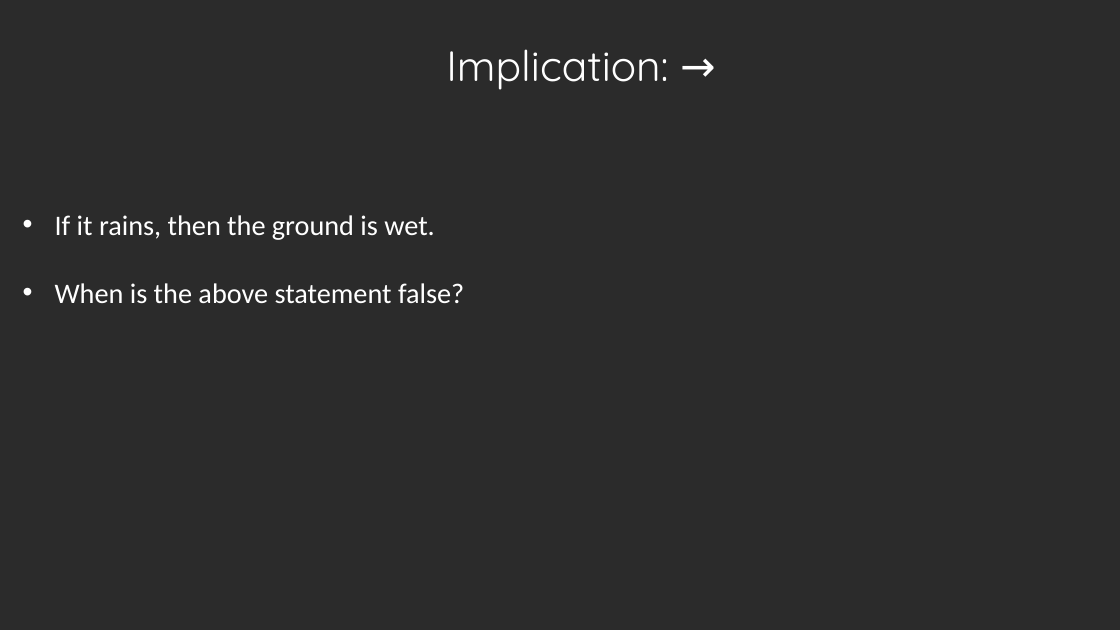
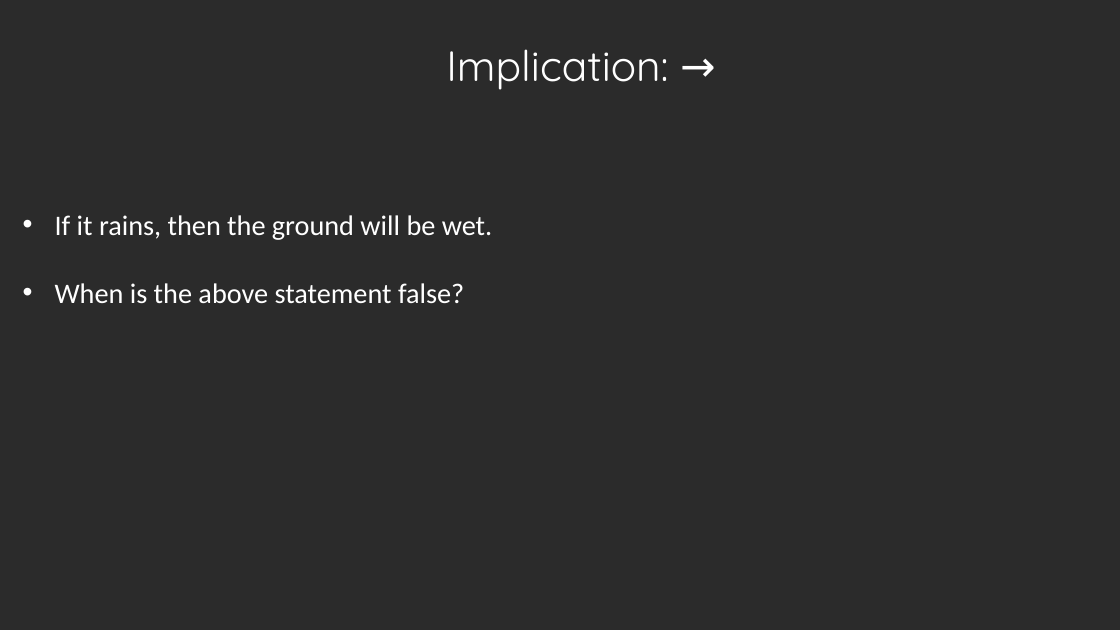
Before and after one commit to knmadnani/knmadnani.github.io, a slide deck: slide 33 of Courses/CS205M/Lec4,5.pptx. Drawn at 1120x630 pixels with LibreOffice and Linux fonts; fonts in the diff are those of the drawing; background and template pictures are left out; a plain dark background stands for a picture behind light text. Boxes give left, top, right and bottom in pixels: in the first picture for what was removed or moved away, otherwise in the second. Text is boxed around its words. In the diff, an @@ line names an element or a change of style, - is before the commit and + after.

```diff
--- a/Courses/CS205M/Lec4,5.pptx
+++ b/Courses/CS205M/Lec4,5.pptx
@@ text at (x1=55, y1=215, x2=492, y2=240): text changed @@
-• If it rains, then the ground is wet.
+• If it rains, then the ground will be wet.
```
Also in this commit, not shown: 3 other slides changed, 1 other file.
